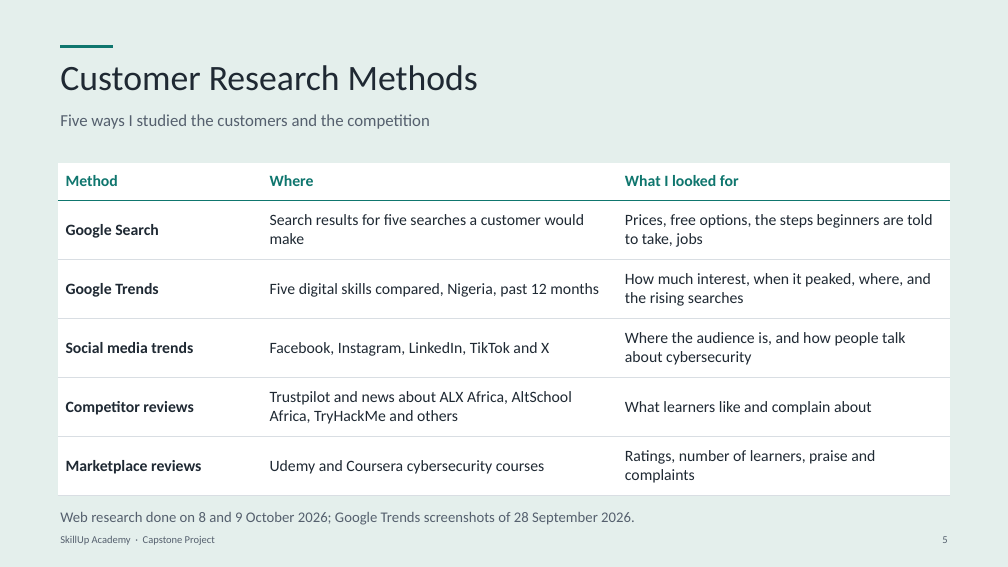
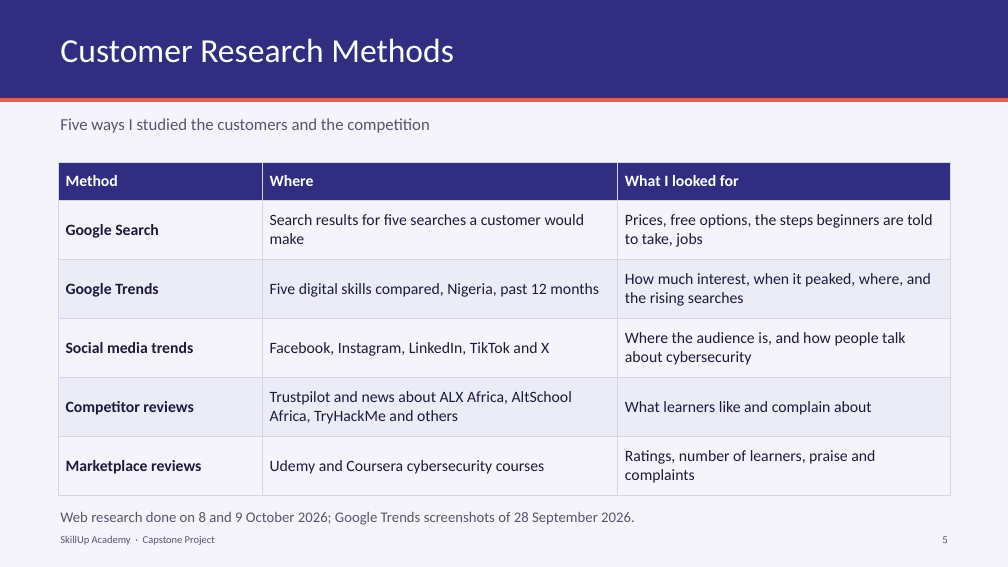
Before and after one commit to BadboyVee/BlackHoleeee, a slide deck: slide 5 of capstone/Capstone_Market_Research.pptx. Drawn at 1008x567 pixels with LibreOffice and Linux fonts; fonts in the diff are those of the drawing. Boxes give left, top, right and bottom in pixels: in the first picture for what was removed or moved away, otherwise in the second. Text is boxed around its words. In the diff, an @@ line names an element or a change of style, - is before the commit and + after.

```diff
--- a/capstone/Capstone_Market_Research.pptx
+++ b/capstone/Capstone_Market_Research.pptx
@@ background #E4EFEC to #F4F4FA @@
@@ rectangle added at <box>0,0,1008,98</box>, fill #312E81 @@
@@ title "Customer Research Methods": place and size @@
-title "Customer Research Methods" at <box>60,65,478,91</box>
+title "Customer Research Methods" at <box>60,38,454,63</box>
@@ title "Customer Research Methods" at <box>60,38,454,63</box>: size 34 to 32 pt, text colour #1F2933 to #FFFFFF @@
@@ line removed from (60, 47) to (113, 47) @@
@@ line added from (0, 100) to (1008, 100), #E8604C 4 pt @@
@@ text colour #55606E to #56566E in 4 elements at <box>60,535,215,545</box>, <box>942,536,947,543</box>, <box>60,512,635,525</box>, <box>60,118,429,133</box> @@
@@ table at <box>58,163,951,495</box> @@
@@ fill #FFFFFF to #312E81 in row 1 @@
@@ fill #FFFFFF to none in 9 cells @@
@@ fill #FFFFFF to #ECECF7 in 6 cells @@
@@ text colour #0F766E to #FFFFFF in "Method", "Where", "What I looked for" @@
@@ text colour #1F2933 to #1E1B3A @@
@@ borders changed @@
```
Also in this commit, not shown: 15 other slides changed, 4 other files.
